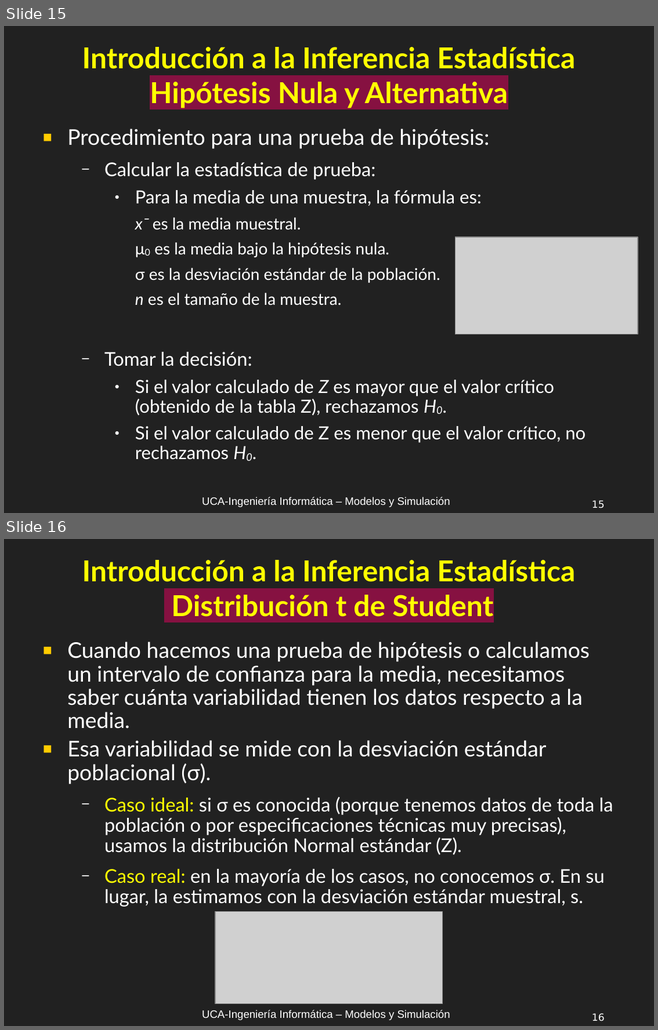
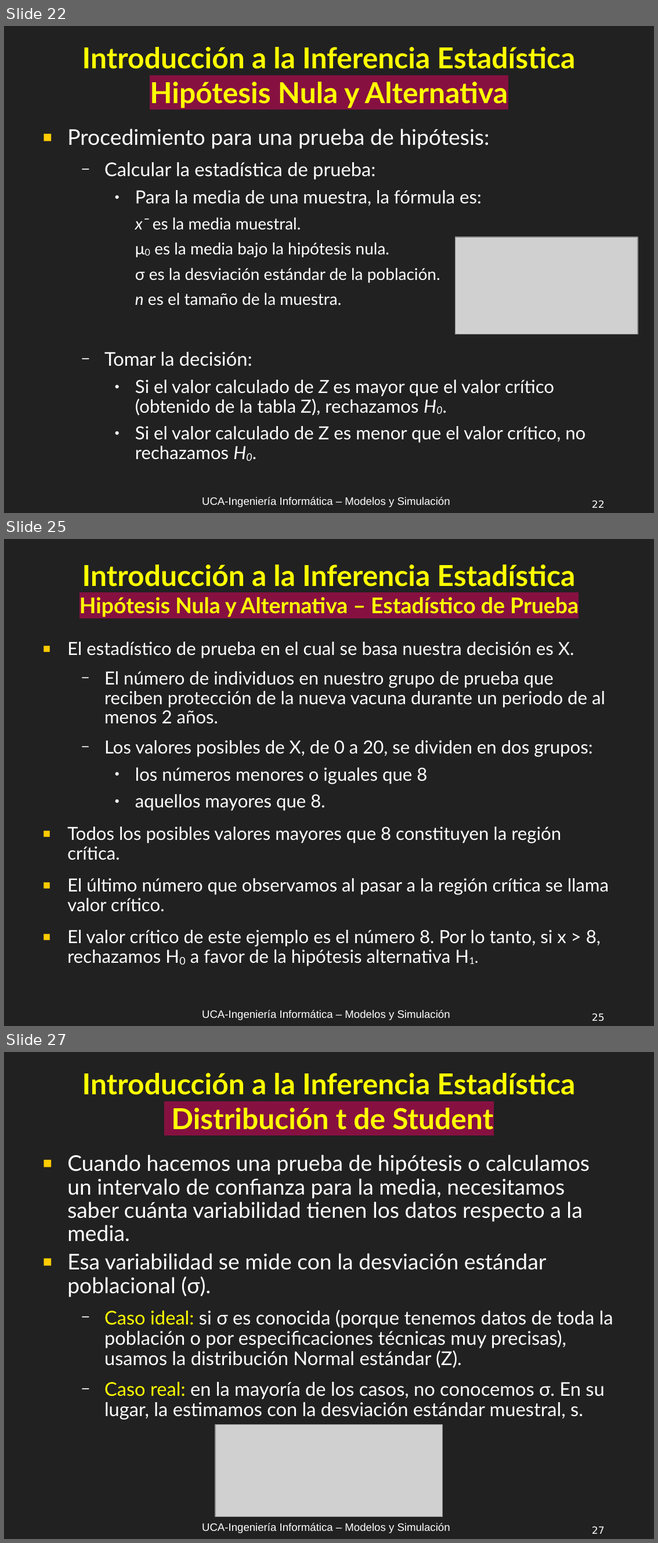
Before and after one commit to UCA-Facultad-de-Ingenieria-Clases-2025/MyS, a slide deck: Clases/MyS_C1A_Introducción_Inferencia_Estadística_R1.odp. Shown one above the other, each under a label of ours: slides 15 and 16 before the commit, slides 22, 25 and 27 after it; the slides between them are not shown. The pictures are 658x1030 and 658x1543 pixels, drawn with LibreOffice and Linux fonts; fonts in the diff are those of the drawing; grey boxes stand for pictures. Boxes give left, top, right and bottom in pixels: in the first picture for what was removed or moved away, otherwise in the second. Text is boxed around its words. In the diff, an @@ line names an element or a change of style, - is before the commit and + after.

```diff
--- a/Clases/MyS_C1A_Introducción_Inferencia_Estadística_R1.odp
+++ b/Clases/MyS_C1A_Introducción_Inferencia_Estadística_R1.odp
@@ slide 25 added at (4,539,654,1026), background #212121; not listed: 2 template elements that a slide beside it also shows @@
@@ title added at (79,565,578,617), 24 pt, text #FFFF00, bold @@
+Introducción a la Inferencia Estadística
+Hipótesis Nula y Alternativa – Estadístico de Prueba
@@ text added at (67,642,608,966), 20 pt, text #FFFFFF @@
+■ El estadístico de prueba en el cual se basa nuestra decisión es X.
+  − El número de individuos en nuestro grupo de prueba que reciben protección de la nueva vacuna durante un periodo de al menos 2 años.
+  − Los valores posibles de X, de 0 a 20, se dividen en dos grupos:
+    ● los números menores o iguales que 8
+    ● aquellos mayores que 8.
+■ Todos los posibles valores mayores que 8 constituyen la región crítica.
+■ El último número que observamos al pasar a la región crítica se llama valor crítico.
+■ El valor crítico de este ejemplo es el número 8. Por lo tanto, si x > 8, rechazamos H0 a favor de la hipótesis alternativa H1.
@@ what was slide 15 is now slide 22 @@
@@ page number at (592,500,604,508): text changed @@
-15
+22
@@ what was slide 16 is now slide 27 @@
@@ page number at (592,1526,604,1534): text changed @@
-16
+27
```
Also in this commit, not shown: 6 slides changed, 21 other slides added, 1 other file.
